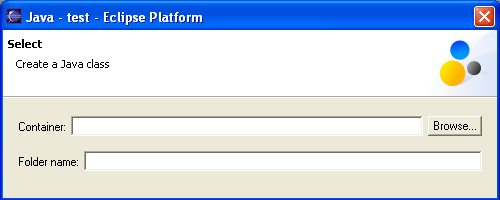
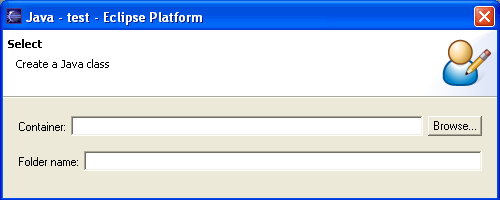
Layer changes from the first 500 × 200 image to the second:
hid group "configuration_wiz" (4 layers) over bbox(439, 40, 493, 86)
added group "xmpp_edit_account_wiz" with 3 layers above "add_buddy_wiz" over bbox(442, 39, 493, 86)
added layer "edit copy" in group "xmpp_edit_account_wiz" over bbox(464, 49, 493, 77)
added layer "buddy" (1st of 2, in "xmpp_edit_account_wiz") in group "xmpp_edit_account_wiz" over bbox(442, 39, 478, 86)
added layer "shadow" in group "xmpp_edit_account_wiz" over bbox(446, 70, 488, 86)
